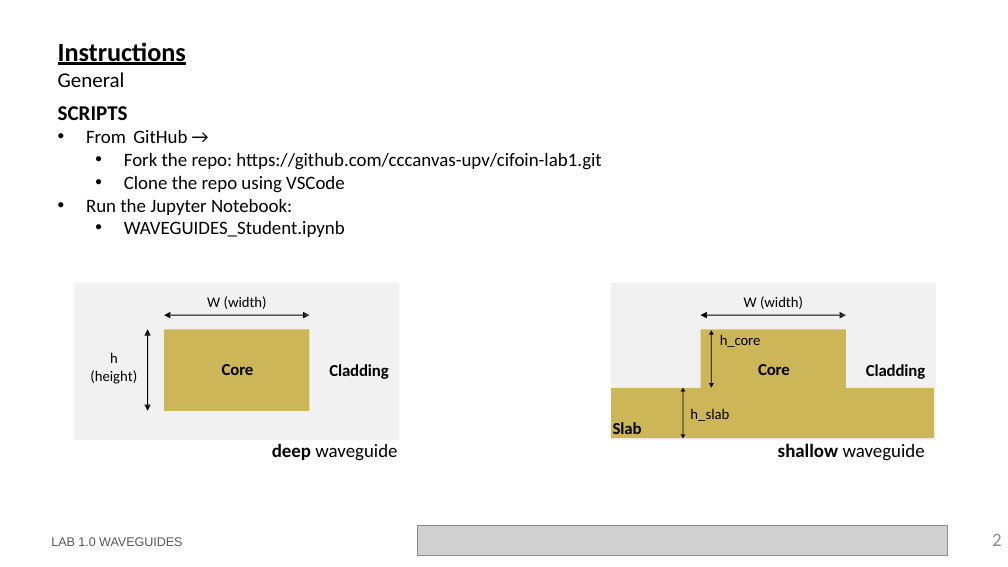
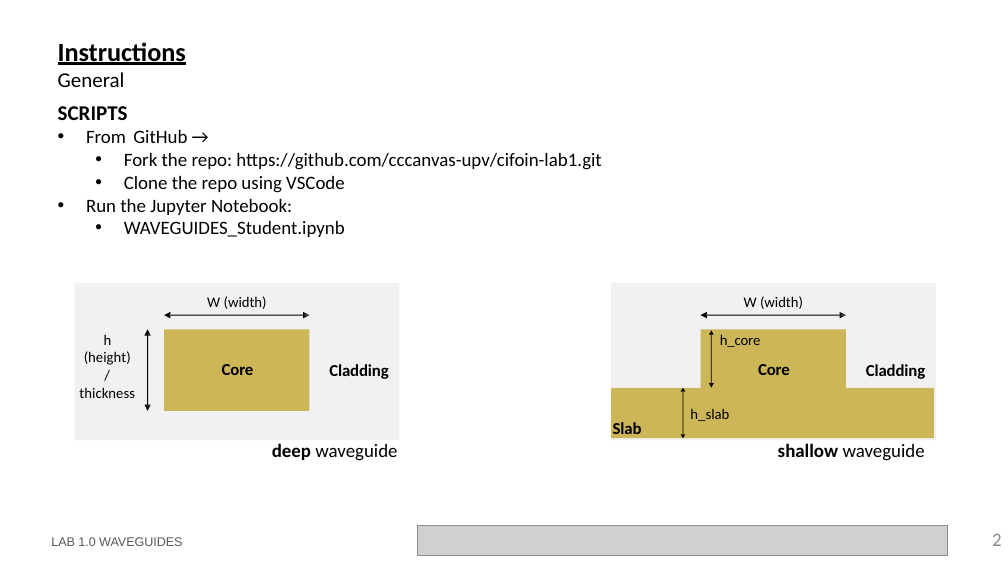
Before and after one commit to cccanvas-upv/ipsp-lab1, a slide deck: slide 2 of LabBook_10.pptx. Drawn at 1008x567 pixels with LibreOffice and Linux fonts; fonts in the diff are those of the drawing; grey boxes stand for pictures; background and template pictures are left out. Boxes give left, top, right and bottom in pixels: in the first picture for what was removed or moved away, otherwise in the second. Text is boxed around its words. In the diff, an @@ line names an element or a change of style, - is before the commit and + after.

```diff
--- a/LabBook_10.pptx
+++ b/LabBook_10.pptx
@@ text "h": place and size @@
-text "h" at [90,352,137,384]
+text "h" at [79,334,135,398]
@@ text at [79,387,135,398]: paragraphs added @@
+/
+thickness
```
Also in this commit, not shown: 2 other files.
